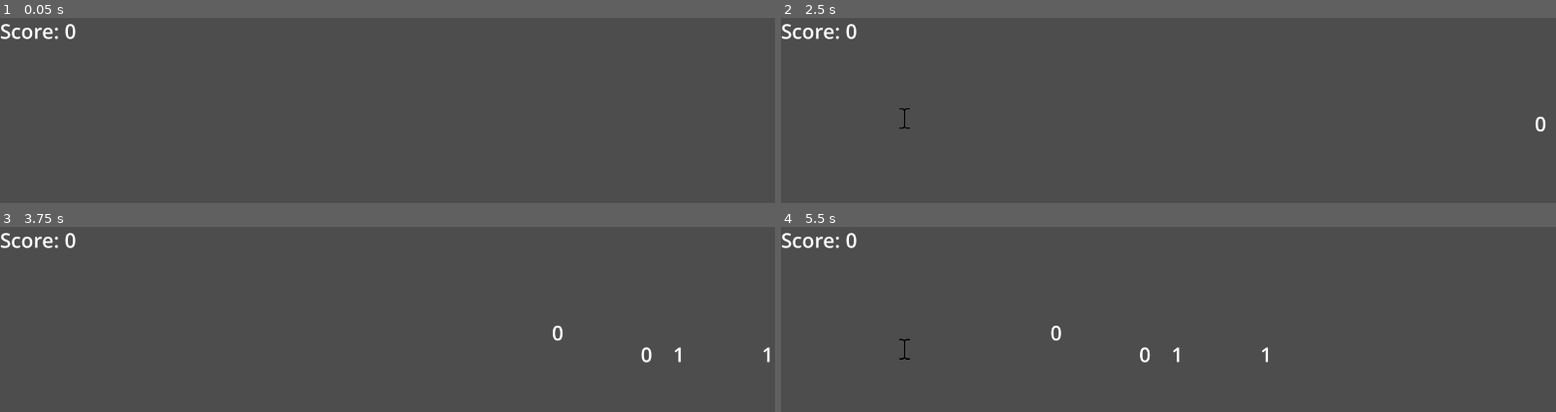
Above: before the commit, frames 1-4 (two rows, left to right).
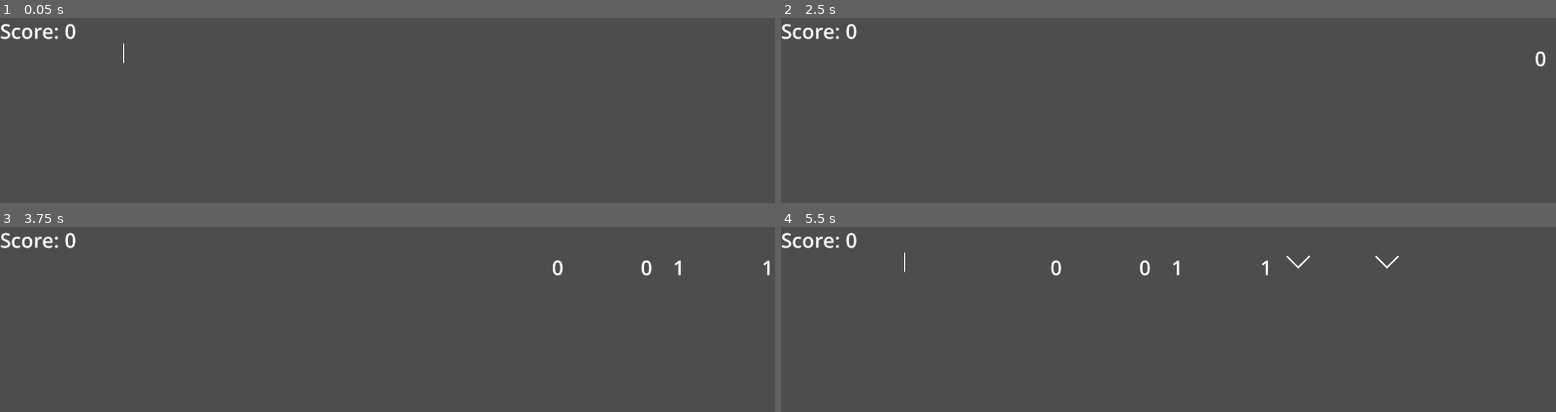
Above: after the commit, the same moments.

Repository: joeljanzen/Bitstreamer
Game: Godot game, scene res://Scenes/test_level.tscn
The game is run twice, just before and just after one commit, with the same random seed, the same clock (stepped at 60 frames per second) and the same inputs.
Inputs:
- Up to frame 1 (0.05 s): no input
- Up to frame 2 (2.5 s): tap Enter (Enter) at 0.5, 1.55, 2.1 s; tap 0 (0 bit) at 0.6 s; tap 1 (1 bit) at 0.8, 1.35 s; tap Space at 1.25 s; tap Q (Spawn 0 bit) at 2.3 s
- Up to frame 3 (3.75 s): tap Enter (Enter) at 2.75 s; tap Q (Spawn 0 bit) at 2.85 s; tap W (Spawn 1 bit) at 3.05, 3.6 s
- Up to frame 4 (5.5 s): tap E (Spawn Enter, bound only after the commit) at 3.8, 4.35 s; tap 0 (0 bit) at 4.55, 5.1 s; tap 1 (1 bit) at 5.3 s

The runs differ from the first frame. In frame 1, less than 0.1% of the frame differs, in the area x 15-17%, y 13-25%; in frame 2, 0.2%; in frame 3, 0.4%; in frame 4, 0.6%, in the area x 15-80%, y 13-74%.

Commit message:
enter bit type, cursor art and animations

Diff:
--- a/Scenes/bit.tscn
+++ b/Scenes/bit.tscn
@@ -2,14 +2,19 @@
 
 [ext_resource type="Script" uid="uid://ckq0g8lpakbsf" path="res://Scripts/bit.gd" id="1_igqlm"]
 [ext_resource type="Theme" uid="uid://c7c1pti6lqmg4" path="res://Resources/Themes/bit_font.tres" id="2_w8jum"]
+[ext_resource type="Texture2D" uid="uid://cd67wwlog7jx3" path="res://Resources/Sprites/cursor_enter.png" id="3_bfqwx"]
 
 [node name="Bit" type="Node2D" unique_id=573621459]
 script = ExtResource("1_igqlm")
 
-[node name="Label" type="Label" parent="." unique_id=1898413816]
+[node name="Bit Label" type="Label" parent="." unique_id=1898413816]
 offset_left = -14.0
 offset_top = -22.0
 offset_right = 123.0
 offset_bottom = 29.0
 theme = ExtResource("2_w8jum")
 text = "0"
+
+[node name="Sprite2D" type="Sprite2D" parent="." unique_id=658320609]
+scale = Vector2(0.5, 0.5)
+texture = ExtResource("3_bfqwx")
--- a/Scenes/test_level.tscn
+++ b/Scenes/test_level.tscn
@@ -1,20 +1,47 @@
 [gd_scene format=3 uid="uid://njdusa2xiafg"]
 
 [ext_resource type="Theme" uid="uid://c7c1pti6lqmg4" path="res://Resources/Themes/bit_font.tres" id="1_dtjkg"]
-[ext_resource type="Texture2D" uid="uid://b7bys77rnrih7" path="res://Resources/Sprites/placeholder_cursor.png" id="1_iti4p"]
+[ext_resource type="Texture2D" uid="uid://kbqeqckojl7p" path="res://Resources/Sprites/cursor_cannot_enter.png" id="2_btda1"]
+[ext_resource type="Texture2D" uid="uid://bxalqsmxkj2j0" path="res://Resources/Sprites/cursor.png" id="2_eglq2"]
+[ext_resource type="Texture2D" uid="uid://cd67wwlog7jx3" path="res://Resources/Sprites/cursor_enter.png" id="3_7w7ni"]
+[ext_resource type="Texture2D" uid="uid://dhpg40av67qu2" path="res://Resources/Sprites/cursor_click_back.png" id="3_btda1"]
 [ext_resource type="Script" uid="uid://b2lfog7dafrx7" path="res://Scripts/cursor.gd" id="3_rsyfn"]
 
 [sub_resource type="SpriteFrames" id="SpriteFrames_dtjkg"]
 animations = [{
 "frames": [{
 "duration": 1.0,
-"texture": ExtResource("1_iti4p")
+"texture": ExtResource("2_btda1")
+}],
+"loop": false,
+"name": &"Cannot Enter",
+"speed": 10.0
+}, {
+"frames": [{
+"duration": 1.0,
+"texture": ExtResource("3_btda1")
+}],
+"loop": true,
+"name": &"Click",
+"speed": 10.0
+}, {
+"frames": [{
+"duration": 1.0,
+"texture": ExtResource("3_7w7ni")
+}],
+"loop": false,
+"name": &"Enter",
+"speed": 10.0
+}, {
+"frames": [{
+"duration": 1.0,
+"texture": ExtResource("2_eglq2")
 }, {
 "duration": 1.0,
 "texture": null
 }],
 "loop": true,
-"name": &"default",
+"name": &"Flicker",
 "speed": 4.0
 }]
 
@@ -26,9 +53,9 @@
 [node name="Control" type="Control" parent="." unique_id=423420865]
 layout_mode = 3
 anchors_preset = 0
-offset_left = 288.0
+offset_left = 306.0
 offset_top = 72.0
-offset_right = 328.0
+offset_right = 346.0
 offset_bottom = 112.0
 
 [node name="Bit Label" type="Label" parent="Control" unique_id=1744777367]
@@ -44,8 +71,8 @@
 position = Vector2(306, 90)
 scale = Vector2(0.3, 0.3)
 sprite_frames = SubResource("SpriteFrames_dtjkg")
-autoplay = "default"
-frame_progress = 0.8291995
+animation = &"Enter"
+autoplay = "Flicker"
 script = ExtResource("3_rsyfn")
 bit_label = NodePath("../Control/Bit Label")
 
--- a/Scripts/bit.gd
+++ b/Scripts/bit.gd
@@ -2,7 +2,8 @@
 extends Node2D
 ## a bit the player should click when it reaches the cursor
 
-@onready var _label = $Label
+@onready var _label = $"Bit Label"
+@onready var _sprite = $Sprite2D
 
 static var bit_font: Theme = load("res://Resources/Themes/bit_font.tres")
 static var bit_fade_effect = true
@@ -18,17 +19,22 @@
 ## where the bit starts
 var _starting_x = ProjectSettings.get_setting("display/window/size/viewport_width") + Bit.get_width()
 ## the value of the bit (false is 0, true is 1)
-var _value
+var _value: BitType.Type
 ## the speed at which the bit travels across the screen
 var _speed
 var clicked_bit = false
 
 
 func _ready() -> void:
-	if _value == false:
-		_label.text = "0"
-	else:
-		_label.text = "1"
+	match _value:
+		BitType.Type.ZERO:
+			_sprite.hide()
+			_label.text = "0"
+		BitType.Type.ONE:
+			_sprite.hide()
+			_label.text = "1"
+		BitType.Type.ENTER:
+			_label.hide()
 
 
 func _process(delta: float) -> void:
@@ -44,7 +50,7 @@
 
 
 ## set bit data before appending to scene
-func create(value: bool, y_pos: int, speed: int = DEFAULT_SPEED) -> void:
+func create(value: BitType.Type, y_pos: int, speed: int = DEFAULT_SPEED) -> void:
 	_value = value
 	_speed = speed
 	position = Vector2(_starting_x, y_pos)
@@ -62,13 +68,13 @@
 
 
 ## get the value of the bit (false is 0, true is 1)
-func get_value() -> bool:
+func get_value() -> BitType.Type:
 	return _value
 
 
 ## returns if the bit is clickable
-func clickable(cursor_x: int) -> bool:
-	return position.x <= cursor_x + _click_range && !missed(cursor_x)
+func clickable(cursor_pos: Vector2) -> bool:
+	return position.x <= cursor_pos.x + _click_range && !missed(cursor_pos.x) && cursor_pos.y == position.y
 
 
 ## returns if the bit has been missed (it has passed the clickable window)
@@ -78,7 +84,7 @@
 
 ## set the distance before/past the cursor where the bit is considered clickable
 ## (in pixels)
-func set_click_range(click_range: int):
+func set_click_range(click_range: int) -> void:
 	_click_range = click_range
 
 # NOT GOOD TO HARDCODE THESE IDK WHAT TO DO
--- /dev/null
+++ b/Scripts/bit_type.gd
@@ -0,0 +1,4 @@
+extends Node
+
+## the type of bits that can be in the bitstream
+enum Type {ZERO, ONE, ENTER}
--- a/Scripts/cursor.gd
+++ b/Scripts/cursor.gd
@@ -9,40 +9,87 @@
 
 ## stack of bits currently on screen
 var bit_stream = []
+# the speed the cursor blinks while idle
+var flicker_speed = 4
 
 
 func _process(delta: float) -> void:
+	# default animation
+	if !is_playing():
+		play("Flicker")
+
 	# input handling
-	if !bit_stream.is_empty():
-		var curr_bit
-		if Input.is_action_just_pressed("0 bit") && !bit_stream[0].get_value() && bit_stream[0].clickable(position.x):
-			curr_bit = bit_stream.pop_front()
-			curr_bit.clicked(position.x)
-			bit_label.text += "0"
-			position.x += Bit.get_width()
-		elif Input.is_action_just_pressed("1 bit") && bit_stream[0].get_value() && bit_stream[0].clickable(position.x):
-			curr_bit = bit_stream.pop_front()
-			curr_bit.clicked(position.x)
-			bit_label.text += "1"
-			position.x += Bit.get_width()
-		# delete bit if it goes offscreen
-		elif bit_stream[0].missed(position.x):
-			bit_stream.pop_front()
+	if Input.is_action_just_pressed("0 bit"):
+		# sound and animation here
+		play("Click")
+		click_bit(0)
+	if Input.is_action_just_pressed("1 bit"):
+		#sound and animation here
+		play("Click")
+		click_bit(1)
 	if Input.is_action_just_pressed("Enter"):
-		bit_label.text += "\n"
-		position.y += Bit.get_height()
-		position.x = start_x_pos
+		#sound and animation here
+		if click_enter():
+			play("Enter")
+		else:
+			play("Cannot Enter")
+
+	# let go of 1 or 0
+	if Input.is_action_just_released("0 bit") || Input.is_action_just_released("1 bit"):
+		play("Flicker")
+
+	# delete bit if it goes offscreen
+	if !bit_stream.is_empty() && bit_stream[0].missed(position.x):
+		var missed = bit_stream.pop_front()
+		# still clicks enter if you miss it
+		if missed.get_value() == BitType.Type.ENTER:
+			play("Cannot Enter")
+			missed.clicked(position.x)
+			bit_label.text += "\n"
+			position.y += Bit.get_height()
+			position.x = start_x_pos
 
 	# DEBUG
 	if Input.is_action_just_pressed("Spawn 0 bit"):
-		send_bit(0, 400)
+		send_bit(BitType.Type.ZERO, 400)
 	elif Input.is_action_just_pressed("Spawn 1 bit"):
-		send_bit(1, 400)
+		send_bit(BitType.Type.ONE, 400)
+	elif Input.is_action_just_pressed("Spawn Enter"):
+		send_bit(BitType.Type.ENTER, 400)
 
 
 ## send a bit down the current line
-func send_bit(value: bool, speed: int = 500):
+func send_bit(value: BitType.Type, speed: int = 500):
 	var new_bit = bit.instantiate()
 	new_bit.create(value, position.y, speed)
 	get_tree().root.call_deferred("add_child", new_bit)
 	bit_stream.push_back(new_bit)
+
+
+## try to click the next bit in the stream, returning if it's successful
+func click_bit(value: BitType.Type) -> bool:
+	if !bit_stream.is_empty():
+		var curr_bit = bit_stream[0]
+		if curr_bit.get_value() == value && curr_bit.clickable(position):
+			curr_bit = bit_stream.pop_front()
+			curr_bit.clicked(position.x)
+			if value == BitType.Type.ZERO:
+				bit_label.text += "0"
+			elif value == BitType.Type.ONE:
+				bit_label.text += "1"
+			return true
+	return false
+
+
+## try to click an enter bit, returning if it's successful
+func click_enter() -> bool:
+	if !bit_stream.is_empty():
+		var curr_bit: Bit = bit_stream[0]
+		if curr_bit.clickable(position) && curr_bit.get_value() == BitType.Type.ENTER:
+			curr_bit = bit_stream.pop_front()
+			curr_bit.clicked(position.x)
+			bit_label.text += "\n"
+			position.y += Bit.get_height()
+			position.x = start_x_pos
+			return true
+	return false
--- a/project.godot
+++ b/project.godot
@@ -14,6 +14,10 @@
 run/main_scene="uid://njdusa2xiafg"
 config/features=PackedStringArray("4.6", "Forward Plus")
 config/icon="res://icon.svg"
+
+[autoload]
+
+BitType="*uid://bp0w2tjo3fabl"
 
 [display]
 
@@ -47,6 +51,11 @@
 "events": [Object(InputEventKey,"resource_local_to_scene":false,"resource_name":"","device":-1,"window_id":0,"alt_press …(192 unchanged characters)…
 ]
 }
+"Spawn Enter"={
+"deadzone": 0.2,
+"events": [Object(InputEventKey,"resource_local_to_scene":false,"resource_name":"","device":-1,"window_id":0,"alt_pressed":false,"shift_pressed":false,"ctrl_pressed":false,"meta_pressed":false,"pressed":false,"keycode":0,"physical_keycode":69,"key_label":0,"unicode":101,"location":0,"echo":false,"script":null)
+]
+}
 
 [physics]
 
Binary file added: Resources/Sprites/cursor.png
Not shown, added: Resources/Sprites/cursor.png.import
Binary file added: Resources/Sprites/cursor_cannot_enter.png
Not shown, changed: Resources/Sprites/cursor_cannot_enter.png.import
Binary file added: Resources/Sprites/cursor_click.png
Not shown, added: Resources/Sprites/cursor_click.png.import
Binary file added: Resources/Sprites/cursor_click_back.png
Not shown, added: Resources/Sprites/cursor_click_back.png.import
Binary file added: Resources/Sprites/cursor_enter.png
Not shown, added: Resources/Sprites/cursor_enter.png.import
Binary file removed: Resources/Sprites/placeholder_cursor.png
Not shown, added: Scripts/bit_type.gd.uid
